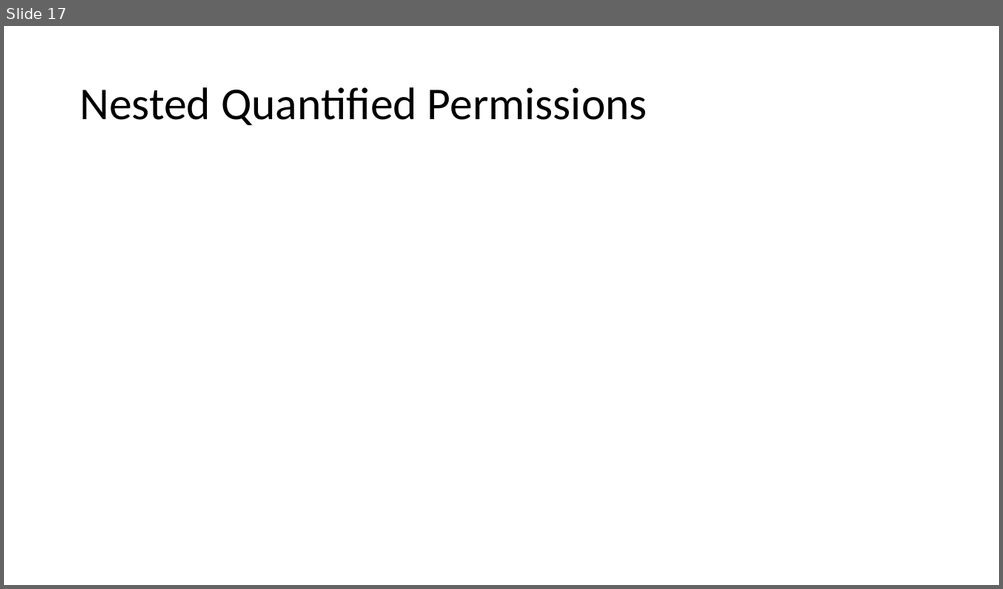
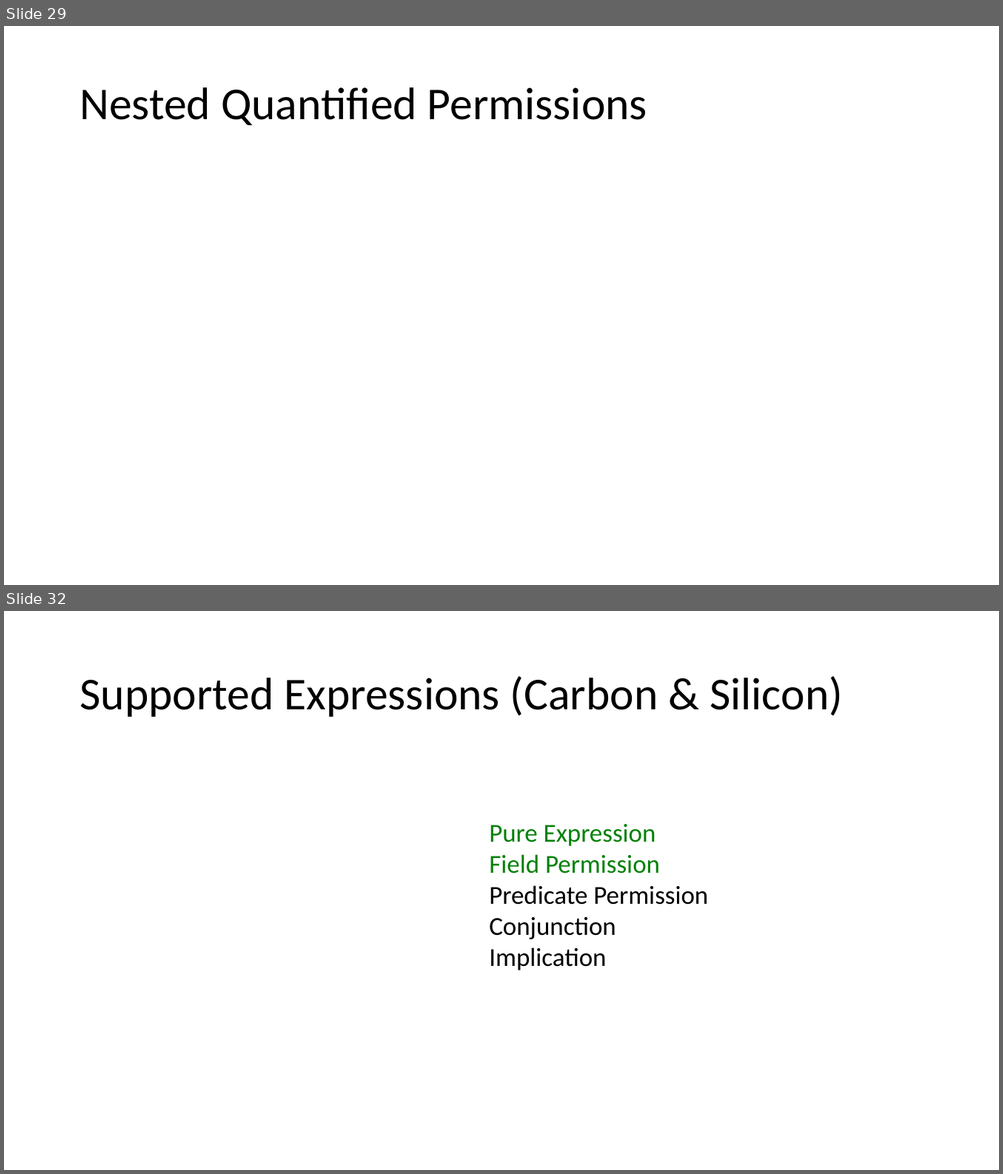
Before and after one commit to Aimenel/MT, a slide deck: presentations/Final Presentation/Final.pptx. Shown one above the other, each under a label of ours: slide 17 before the commit, slides 29 and 32 after it; the slides between them are not shown. The pictures are 1003x589 and 1003x1174 pixels, drawn with LibreOffice and Linux fonts; fonts in the diff are those of the drawing; grey boxes stand for pictures. Boxes give left, top, right and bottom in pixels: in the first picture for what was removed or moved away, otherwise in the second. Text is boxed around its words. In the diff, an @@ line names an element or a change of style, - is before the commit and + after.

```diff
--- a/presentations/Final Presentation/Final.pptx
+++ b/presentations/Final Presentation/Final.pptx
@@ slide 32 added at [4, 611, 999, 1170], background #FFFFFF @@
@@ title added at [79, 676, 842, 717], 44 pt, text #000000 @@
+Supported Expressions (Carbon & Silicon)
@@ text added at [489, 824, 708, 971], 25 pt, text #000000 @@
+Pure Expression
+Field Permission
+Predicate Permission
+Conjunction
+Implication
@@ what was slide 17 is now slide 29 @@
```
Also in this commit, not shown: 9 slides changed, 17 other slides added, 5 slides removed, 3 other files.
